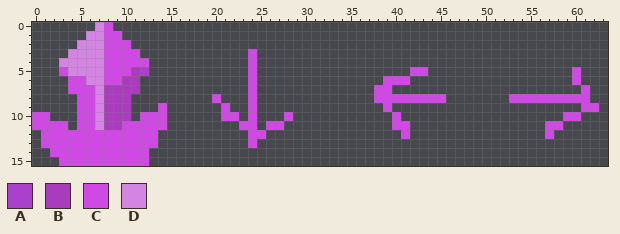
Two versions of one pixel-art sprite, assets/crystal.png. Above, as it was before the edit.
The file is 64x16 pixels.
Palette (. is transparent): A #a941cc  B #a93cbc  C #d049e5  D #d485e2
Pixels before, first column x 0:
 0 .......DC......................................................
 1 ......DDCC.....................................................
 2 .....DDDCCC....................................................
 3 ....DDDDCCCC............C......................................
 4 ...DDDDDCCCCC...........C......................................
 5 ...CDDDDCCCBA...........C.................CC................C..
 6 ....CCDDCCBB............C..............CCC..................C..
 7 ....CCCDBBBB............C.............CC.....................C.
 8 .....CCDBBB.........C...C.............CCCCCCCC.......CCCCCCCCC.
 9 .....CCDBBB...C......C..C..............C.....................CC
10 CC...CCDBBB.CCC......CC.C...C...........C..................CC..
11 CCCC.CCDBBCCCCC........CC.CC............CC...............CC....
12 .CCCCCCCCCCCCC..........CC...............C...............C.....
13 .CCCCCCCCCCCCC..........C......................................
14 ..CCCCCCCCCCC..................................................
15 ...CCCCCCCCCC..................................................
And afterwards:
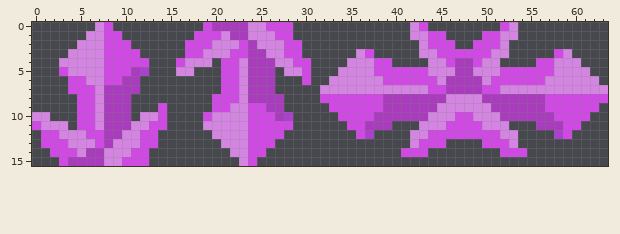
What changed:
y 0: x 19..28 .......... -> CBBBBDDCCC; x 42..43 .. -> DC; x 52..53 .. -> CD
y 1: x 18..28 ........... -> CCCDBBDDDCC; x 42..45 .... -> DDCC; x 50..53 .... -> CCDD
y 2: x 17..29 ............. -> CCCDDDCBDDDCC; x 43..46 .... -> DCCC; x 49..52 .... -> CCCD
y 3: x 17..29 .......C..... -> CCDDDCCBBDDCC; x 36..37 .. -> DC; x 43..52 .......... -> DDCCCCCCDD; x 58..59 .. -> CD
y 4: x 16..19 .... -> CDDD; x 21..30 ...C...... -> CCDBBBDDCC; x 35..39 ..... -> DDDCC; x 44..51 ........ -> DDCBBCDD; x 56..60 ..... -> CCDDD
y 5: x 16..17 .. -> DD; x 21..26 ...C.. -> CCDBBB; x 28..30 ... -> DDC; x 34..41 ........ -> DDDDCCCC; x 44..61 ................C. -> DDDBBDDDCCCCCCDDDD
y 6: x 21..26 ...C.. -> CCDBBB; x 30 . -> C; x 33..38 ...... -> DDDDDD; x 42..62 ..................C.. -> CCCDBBBBDCCCCCCDDDDDD
y 7: x 21..26 ...C.. -> CCDBBB; x 32..63 ......CC.....................C.. -> DDDDDDDDDDDDCCBBBBCCDDDDDDDDDDDD
y 8: x 21..27 ...C... -> CCDBBBB; x 32..37 ...... -> CCCCCC; x 39..56 CCCCCCC.......CCCC -> BBBBBBBDDDDBBBBBBB; x 62..63 .. -> CC
y 9: x 20 . -> C; x 22..23 .. -> DD; x 25..27 ... -> CBB; x 33..60 ......C..................... -> CCCCCCBBBBBBDDDDDDBBBBBBCCCC
y 10: x 0..1 CC -> DD; x 12..13 CC -> DD; x 19..23 ..CC. -> CDDDD; x 25..28 ...C -> CCBA; x 34..58 ......C.................. -> CCCCBBBBBBDDDCCDDDBBBBBBC; x 61 . -> C
y 11: x 1..3 CCC -> DDD; x 10..12 CCC -> BDD; x 19..23 ....C -> DDDDD; x 25 . -> C; x 28 . -> C; x 35..41 .....CC -> CCBBB..; x 43..52 .......... -> DDDCCCCDDD; x 56..60 .CC.. -> BBBCC
y 12: x 3..5 CCC -> DDD; x 8..11 CCCC -> BBDD; x 20..23 .... -> DDDD; x 26..27 .. -> CC; x 36..37 .. -> CA; x 41..53 C............ -> .DDCCCCCCCCDD; x 57..59 C.. -> .AC
y 13: x 4..6 CCC -> DDD; x 8..11 CCCC -> BDDD; x 21..23 ... -> DDD; x 25..26 .. -> CC; x 42..45 .... -> DCCC; x 50..53 .... -> CCCD
y 14: x 5..10 CCCCCC -> DBBDDD; x 22..25 .... -> DDCC; x 41..43 ... -> CCC; x 52..54 ... -> CCC
y 15: x 4..9 CCCCCC -> BBBBDD; x 23..24 .. -> DC
Changed places in both pictures, as pixel boxes (x1, y1, x2, y2):
changed: (176, 22, 608, 166)
changed: (32, 112, 158, 166)
